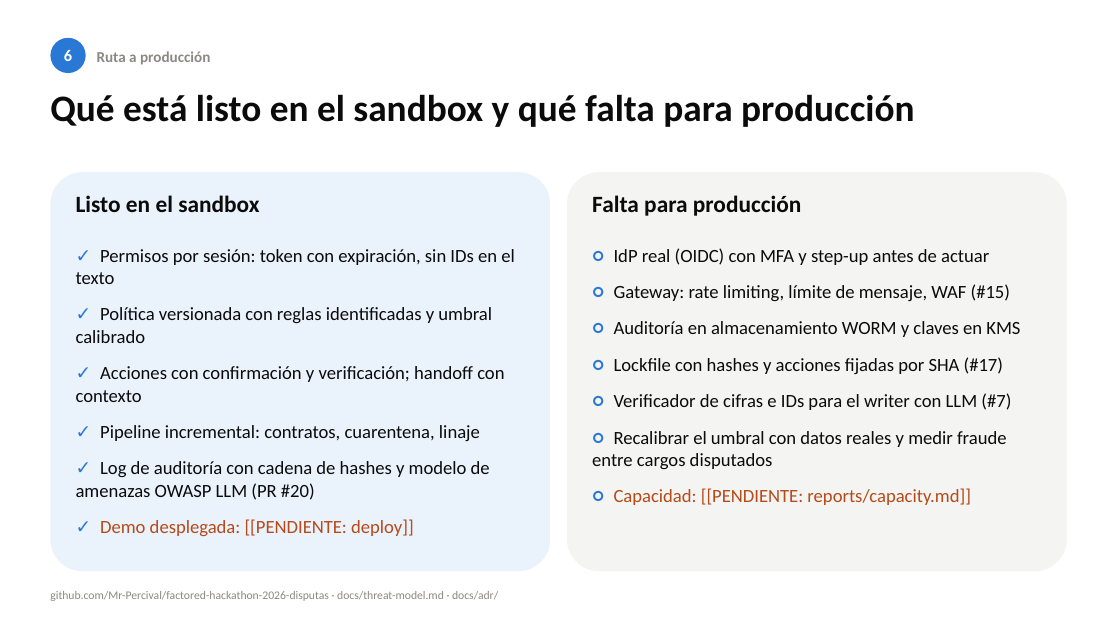
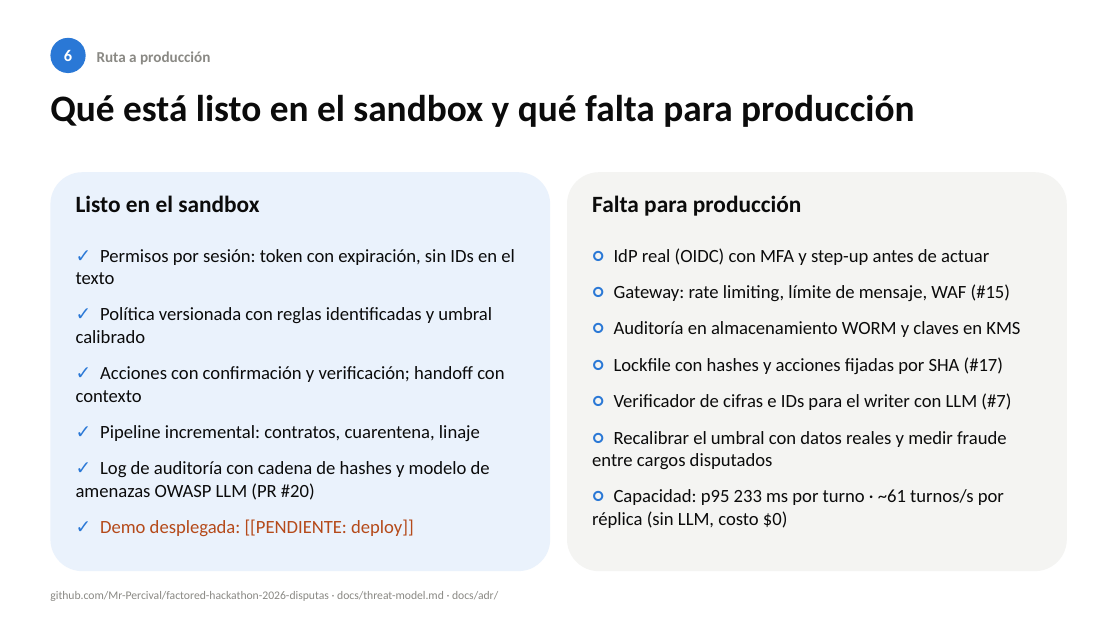
Before and after one commit to Mr-Percival/factored-hackathon-2026-disputas, a slide deck: slide 6 of docs/pitch/deck.pptx. Drawn at 1120x630 pixels with LibreOffice and Linux fonts; fonts in the diff are those of the drawing. Boxes give left, top, right and bottom in pixels: in the first picture for what was removed or moved away, otherwise in the second. Text is boxed around its words. In the diff, an @@ line names an element or a change of style, - is before the commit and + after.

```diff
--- a/docs/pitch/deck.pptx
+++ b/docs/pitch/deck.pptx
@@ text at (592, 489, 1004, 528): text changed; text colour #B54A1A to #0B0B0B @@
-○ Capacidad: [[PENDIENTE: reports/capacity.md]]
+○ Capacidad: p95 233 ms por turno · ~61 turnos/s por réplica (sin LLM, costo $0)
```
Also in this commit, not shown: 1 other slide changed, 6 other files.
